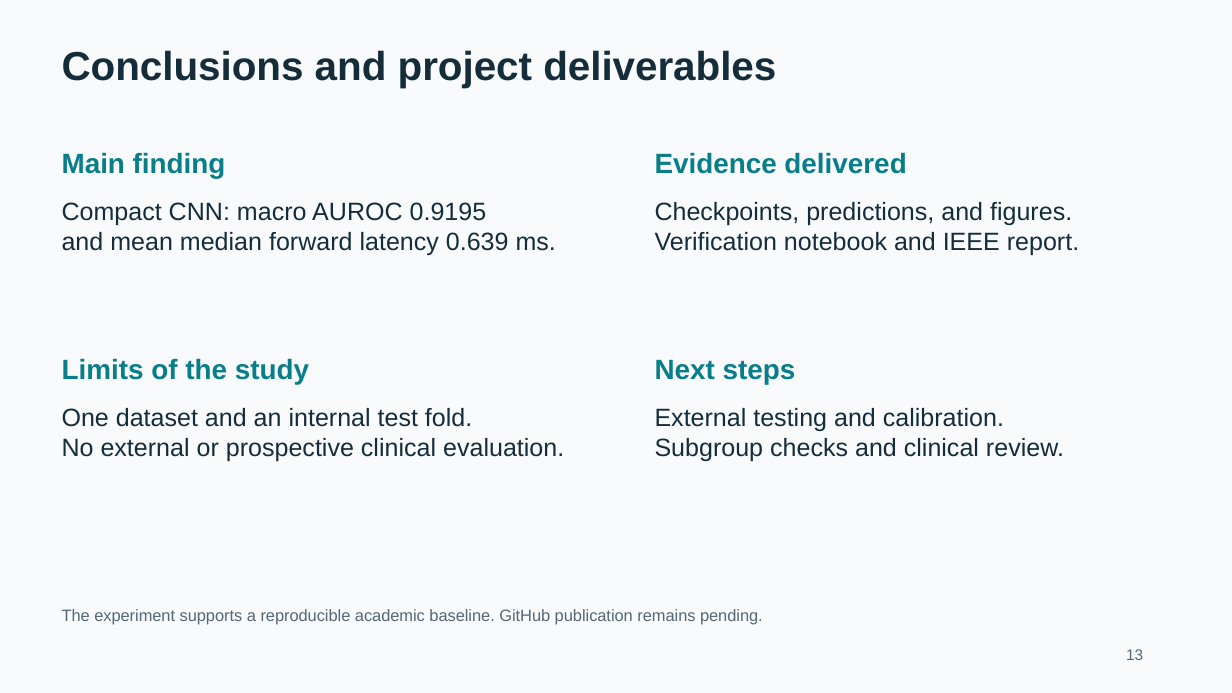
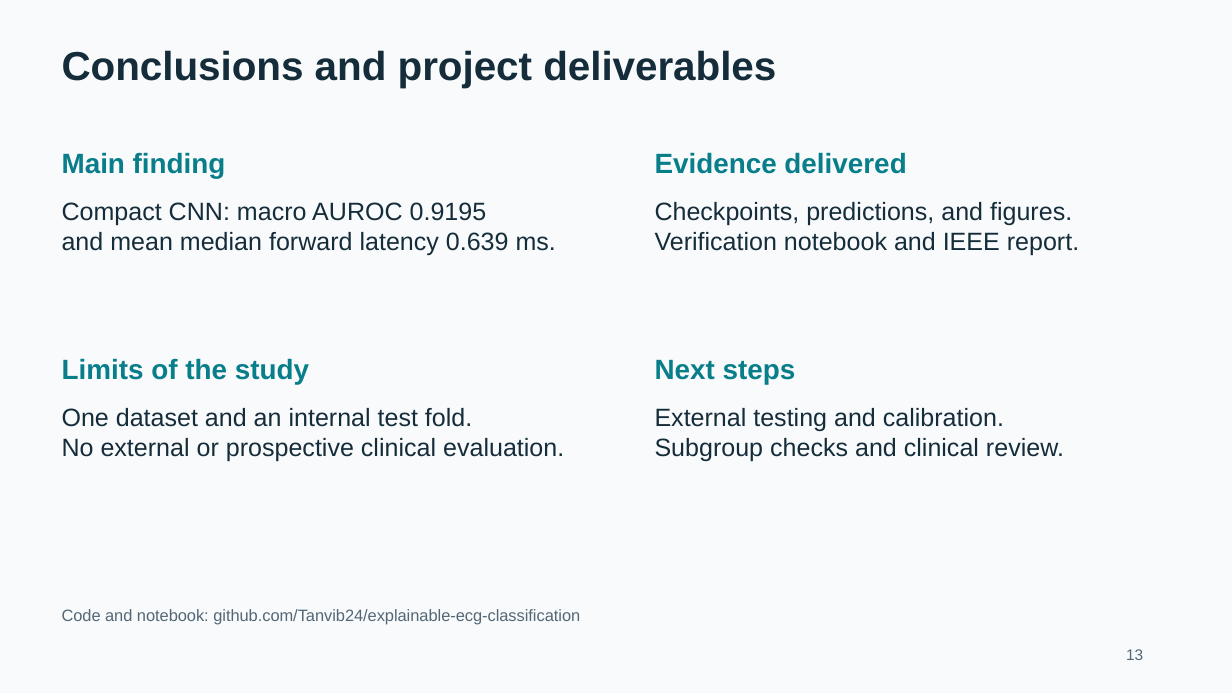
Before and after one commit to Tanvib24/explainable-ecg-classification, a slide deck: slide 13 of presentation/Healthcare_ECG_CA3_Presentation.pptx. Drawn at 1232x693 pixels with LibreOffice and Linux fonts; fonts in the diff are those of the drawing. Boxes give left, top, right and bottom in pixels: in the first picture for what was removed or moved away, otherwise in the second. Text is boxed around its words. In the diff, an @@ line names an element or a change of style, - is before the commit and + after.

Commit message:
Link the published repository from the presentation

```diff
--- a/presentation/Healthcare_ECG_CA3_Presentation.pptx
+++ b/presentation/Healthcare_ECG_CA3_Presentation.pptx
@@ text at (62,609,580,625): text changed @@
-The experiment supports a reproducible academic baseline. GitHub publication remains pending.
+Code and notebook: github.com/Tanvib24/explainable-ecg-classification
```
Also in this commit, not shown: 1 other file.
